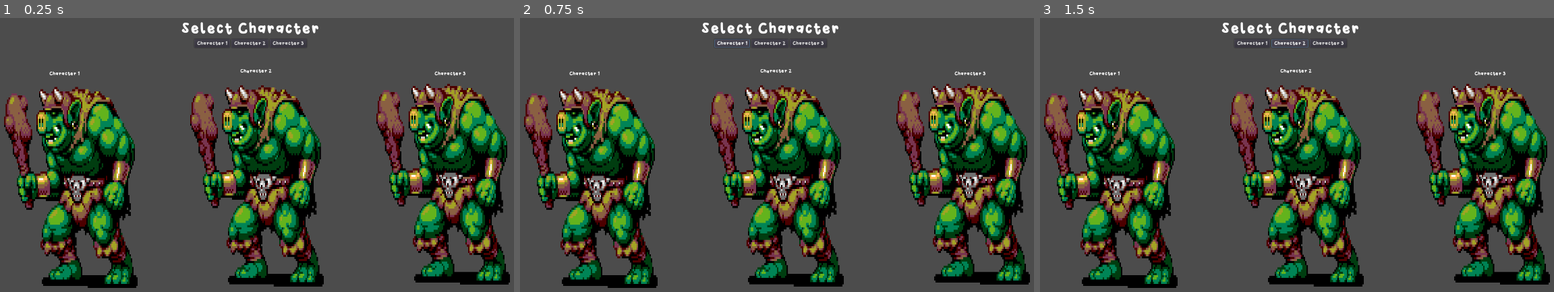
Above: before the commit, frames 1-3 (left to right).
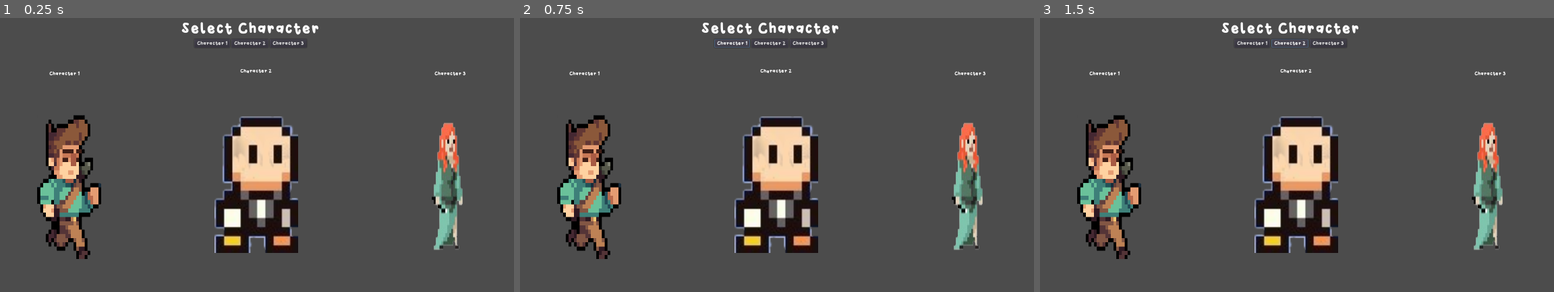
Above: after the commit, the same moments.

Repository: jonahshader/back5_platformer_unit3
Game: Godot game, scene res://scenes/menus/CharacterSelece.tscn
Two runs of this game, one before a commit and one after it. Both use one fixed random seed, a clock stepped at 60 frames per second and the inputs below. This scene is started directly instead of the project's main scene.
Inputs:
- Up to frame 1 (0.25 s): no input
- Up to frame 2 (0.75 s): click "Character 1" at 0.5 s
- Up to frame 3 (1.5 s): click "Character 2" at 1.25 s

The runs differ from the first frame. In frame 1, 38% of the frame differs, in the area x 0-100%, y 24-99%; in frame 2, 38%; in frame 3, 38%.

Commit message:
Added Three Character Models

Diff:
--- a/scenes/menus/CharacterSelece.tscn
+++ b/scenes/menus/CharacterSelece.tscn
@@ -1,7 +1,9 @@
-[gd_scene load_steps=10 format=2]
+[gd_scene load_steps=12 format=2]
 
 [ext_resource path="res://assets/fonts/Winkle-Regular.ttf" type="DynamicFontData" id=1]
-[ext_resource path="res://assets/Images/orc07.png" type="Texture" id=2]
+[ext_resource path="res://assets/Images/wizard_walk.png" type="Texture" id=2]
+[ext_resource path="res://assets/Images/idle_5.png" type="Texture" id=3]
+[ext_resource path="res://assets/Images/player1.png" type="Texture" id=4]
 
 [sub_resource type="DynamicFont" id=1]
 size = 48
@@ -77,18 +79,18 @@
 text = "Character 3"
 
 [node name="Character1" type="Sprite" parent="VBoxContainer/HBoxContainer"]
-position = Vector2( 208.394, 350.108 )
+position = Vector2( 208.394, 351.443 )
 scale = Vector2( 0.549418, 0.838135 )
-texture = ExtResource( 2 )
+texture = ExtResource( 4 )
 
 [node name="Character2" type="Sprite" parent="VBoxContainer/HBoxContainer"]
-position = Vector2( 649.4, 346.391 )
-scale = Vector2( 0.549, 0.838 )
-texture = ExtResource( 2 )
+position = Vector2( 652.069, 345.723 )
+scale = Vector2( 3.26244, 3.6115 )
+texture = ExtResource( 3 )
 
 [node name="Character3" type="Sprite" parent="VBoxContainer/HBoxContainer"]
-position = Vector2( 1091.23, 342.387 )
-scale = Vector2( 0.549, 0.838 )
+position = Vector2( 1109.25, 345.056 )
+scale = Vector2( 1.17371, 2.47105 )
 texture = ExtResource( 2 )
 
 [node name="Label" type="Label" parent="."]
--- a/scenes/objects/Player.tscn
+++ b/scenes/objects/Player.tscn
@@ -1,7 +1,7 @@
 [gd_scene load_steps=4 format=2]
 
 [ext_resource path="res://scenes/objects/Player.gd" type="Script" id=1]
-[ext_resource path="res://assets/Images/orc07.png" type="Texture" id=2]
+[ext_resource path="res://assets/Images/wizard_walk.png" type="Texture" id=2]
 
 [sub_resource type="RectangleShape2D" id=1]
 extents = Vector2( 9.37164, 10.0083 )
@@ -19,8 +19,7 @@
 current = true
 
 [node name="Sprite" type="Sprite" parent="."]
-position = Vector2( 1.66893e-06, -39.7191 )
-rotation = -3.14159
-scale = Vector2( -0.0676646, -0.138344 )
+position = Vector2( 0.707352, -41.6262 )
+rotation = 3.14159
+scale = Vector2( -0.290012, -0.647744 )
 texture = ExtResource( 2 )
-flip_h = true
Binary file added: assets/Images/idle_5.png
Not shown, changed: assets/Images/idle_5.png.import
Binary file removed: assets/Images/orc07.png
Binary file added: assets/Images/player1.png
Not shown, added: assets/Images/player1.png.import
Binary file added: assets/Images/wizard_walk.png
Not shown, added: assets/Images/wizard_walk.png.import
